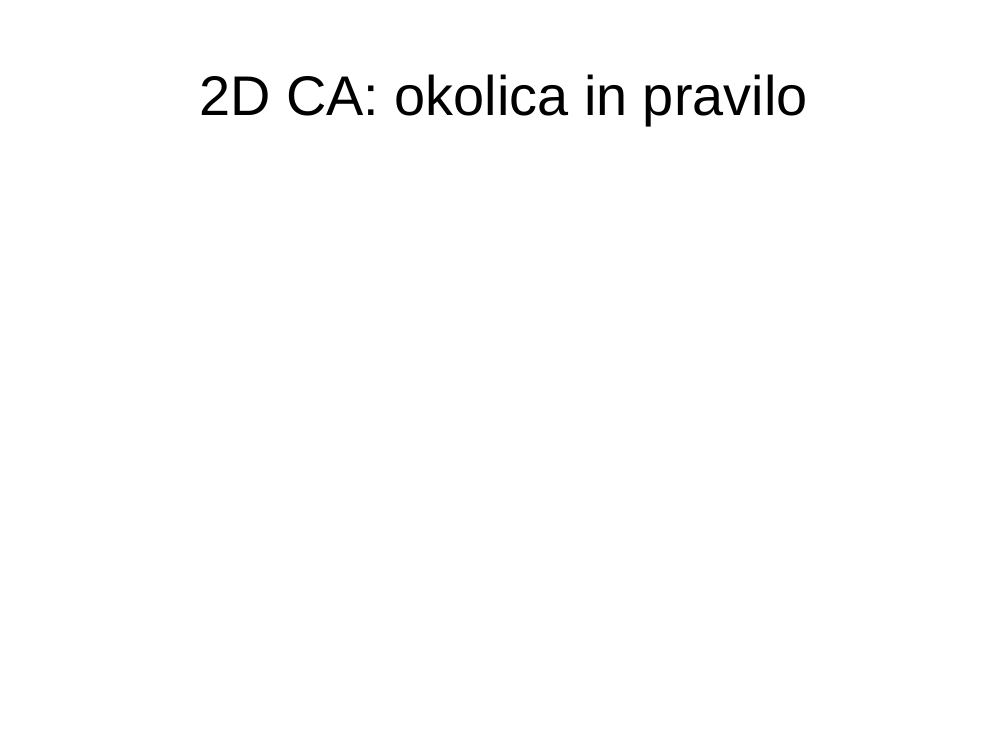
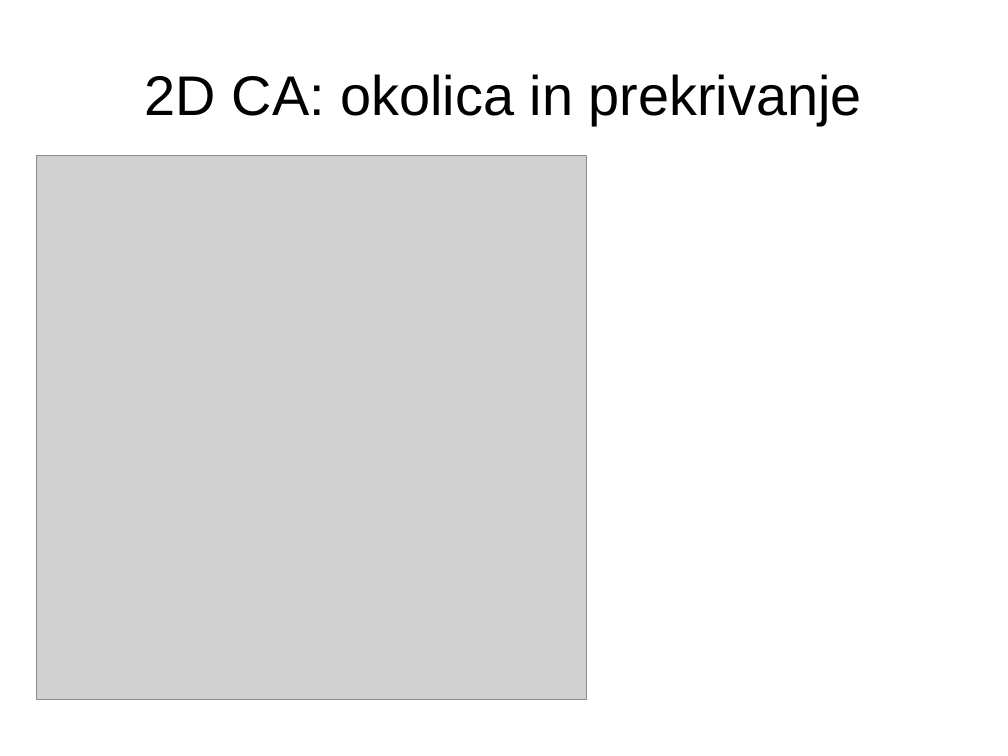
Before and after one commit to jeras/fri-latex-templates, a slide deck: slide 11 of predstavitev/predstavitev.odp. Drawn at 1008x756 pixels with LibreOffice and Linux fonts; fonts in the diff are those of the drawing; grey boxes stand for pictures. Boxes give left, top, right and bottom in pixels: in the first picture for what was removed or moved away, otherwise in the second. Text is boxed around its words. In the diff, an @@ line names an element or a change of style, - is before the commit and + after.

```diff
--- a/predstavitev/predstavitev.odp
+++ b/predstavitev/predstavitev.odp
@@ title at [145,74,862,125]: text changed @@
-2D CA: okolica in pravilo
+2D CA: okolica in prekrivanje
@@ picture added at [37,155,586,700] @@
```
Also in this commit, not shown: 1 other slide changed, 1 other file.
